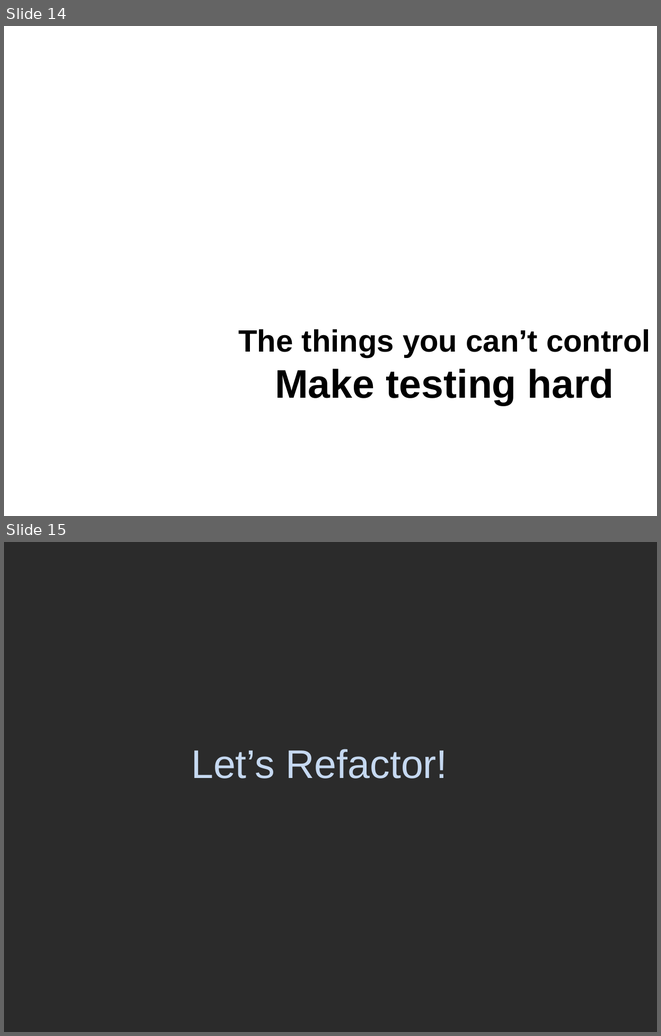
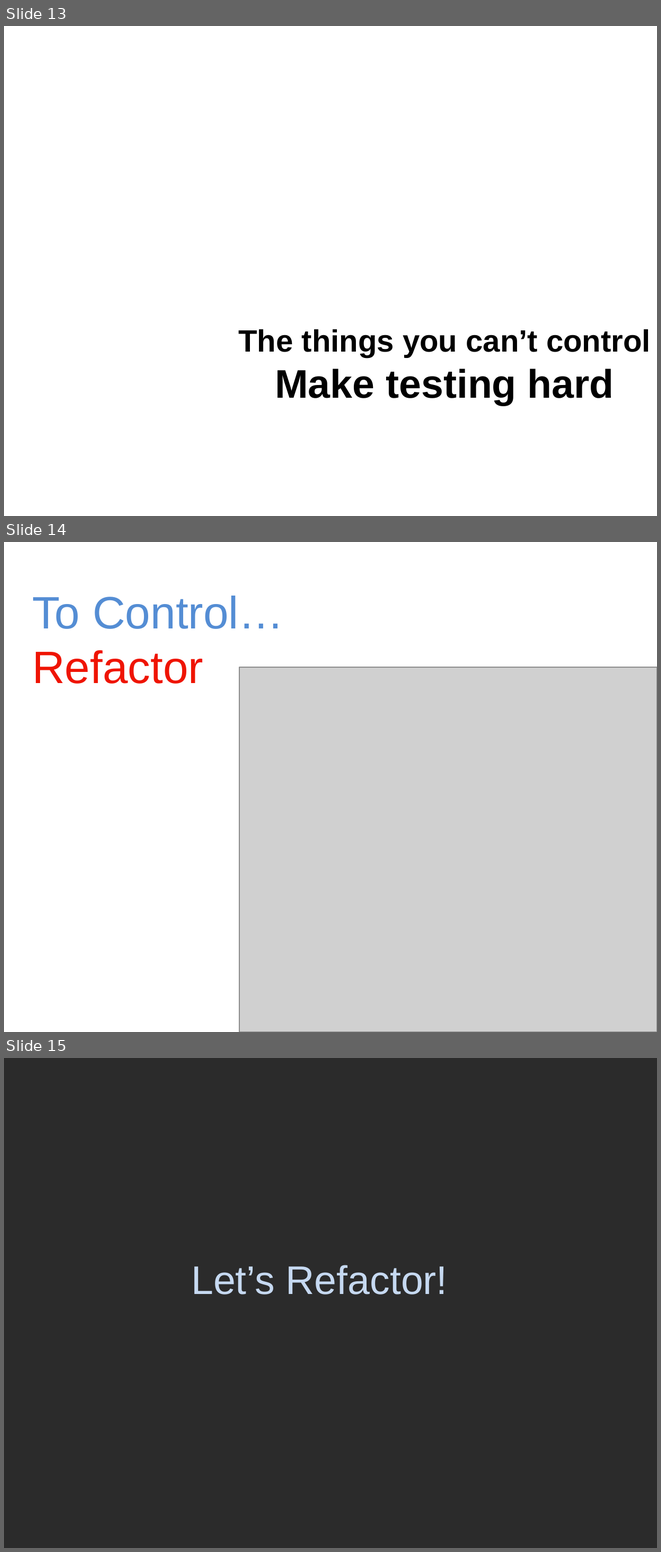
Before and after one commit to marcesher/mxunit-cfmeetups, a slide deck: CFObjective2009TDD/ppt/Esher_TestableCode.ppt. Shown one above the other, each under a label of ours: slides 14 and 15 before the commit, slides 13, 14 and 15 after it. The pictures are 661x1036 and 661x1552 pixels, drawn with LibreOffice and Linux fonts; fonts in the diff are those of the drawing; grey boxes stand for pictures; background and template pictures are left out; a plain dark background stands for a picture behind light text. Boxes give left, top, right and bottom in pixels: in the first picture for what was removed or moved away, otherwise in the second. Text is boxed around its words. In the diff, an @@ line names an element or a change of style, - is before the commit and + after.

```diff
--- a/CFObjective2009TDD/ppt/Esher_TestableCode.ppt
+++ b/CFObjective2009TDD/ppt/Esher_TestableCode.ppt
@@ slide 14 added at [4, 542, 657, 1032], background #FFFFFF @@
@@ text added at [32, 596, 284, 684], 50 pt, text #548DD4 @@
+To Control… Refactor
@@ picture added at [239, 668, 657, 1032] @@
@@ what was slide 14 is now slide 13 @@
```
Also in this commit, not shown: 3 slides changed, 2 other slides added, 4 slides removed, 2 other files.
